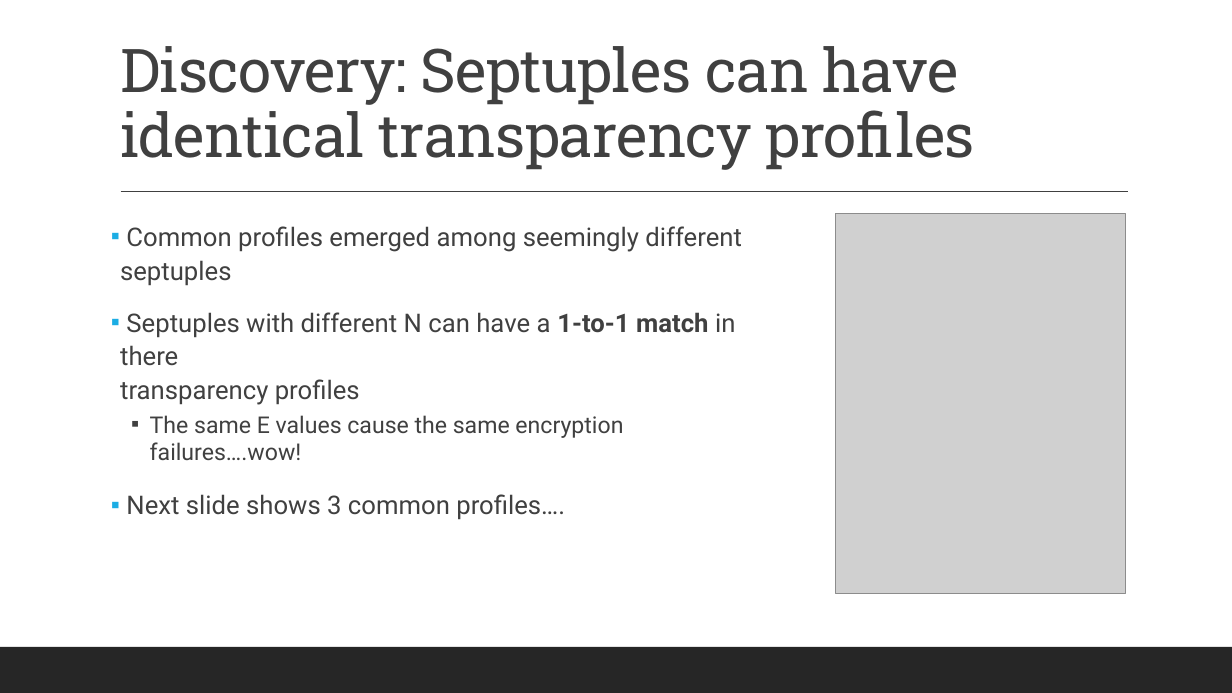
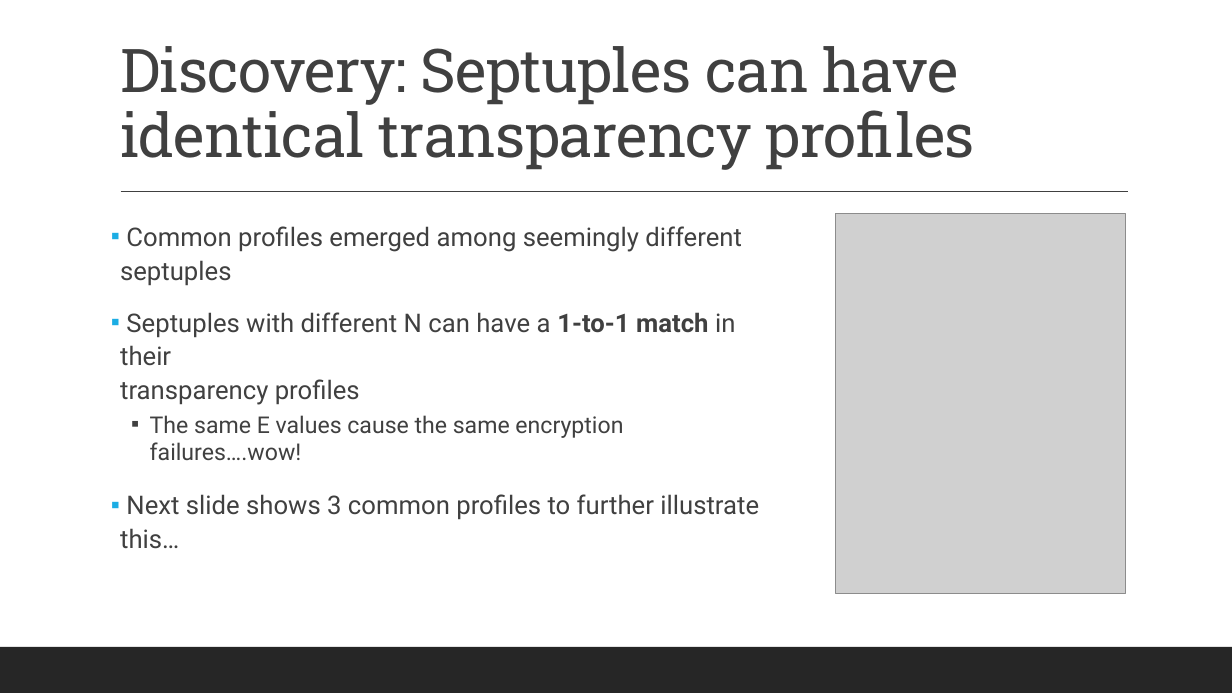
Before and after one commit to aronjschwartz/RSA_Encryption, a slide deck: slide 16 of RSA_Presentations/RSA_Research_Presentation_AronSchwartz.pptx. Drawn at 1232x693 pixels with LibreOffice and Linux fonts; fonts in the diff are those of the drawing; grey boxes stand for pictures. Boxes give left, top, right and bottom in pixels: in the first picture for what was removed or moved away, otherwise in the second. Text is boxed around its words. In the diff, an @@ line names an element or a change of style, - is before the commit and + after.

```diff
--- a/RSA_Presentations/RSA_Research_Presentation_AronSchwartz.pptx
+++ b/RSA_Presentations/RSA_Research_Presentation_AronSchwartz.pptx
@@ text at (120,312,735,405): text changed @@
-▪ Septuples with different N can have a 1-to-1 match in there
-  transparency profiles
+▪ Septuples with different N can have a 1-to-1 match in their
+  transparency profiles
@@ text at (120,494,759,549): text changed @@
-▪ Next slide shows 3 common profiles….
+▪ Next slide shows 3 common profiles to further illustrate this…
```
Also in this commit, not shown: 11 other slides changed, 1 slide removed.
